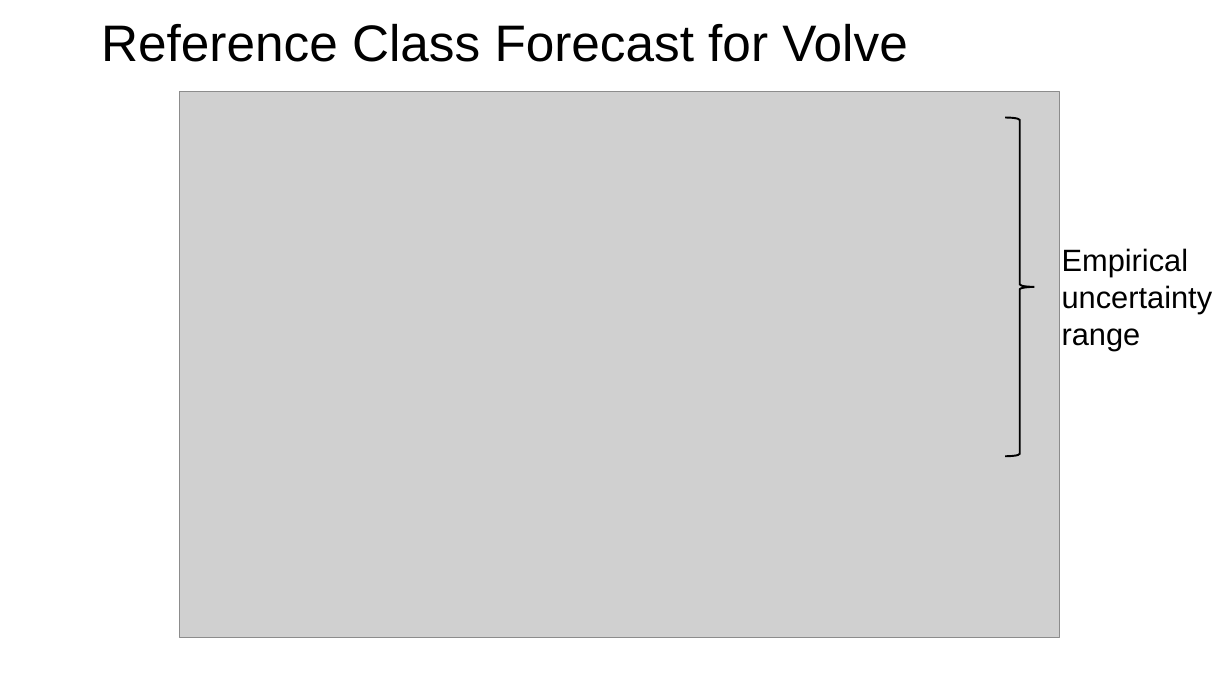
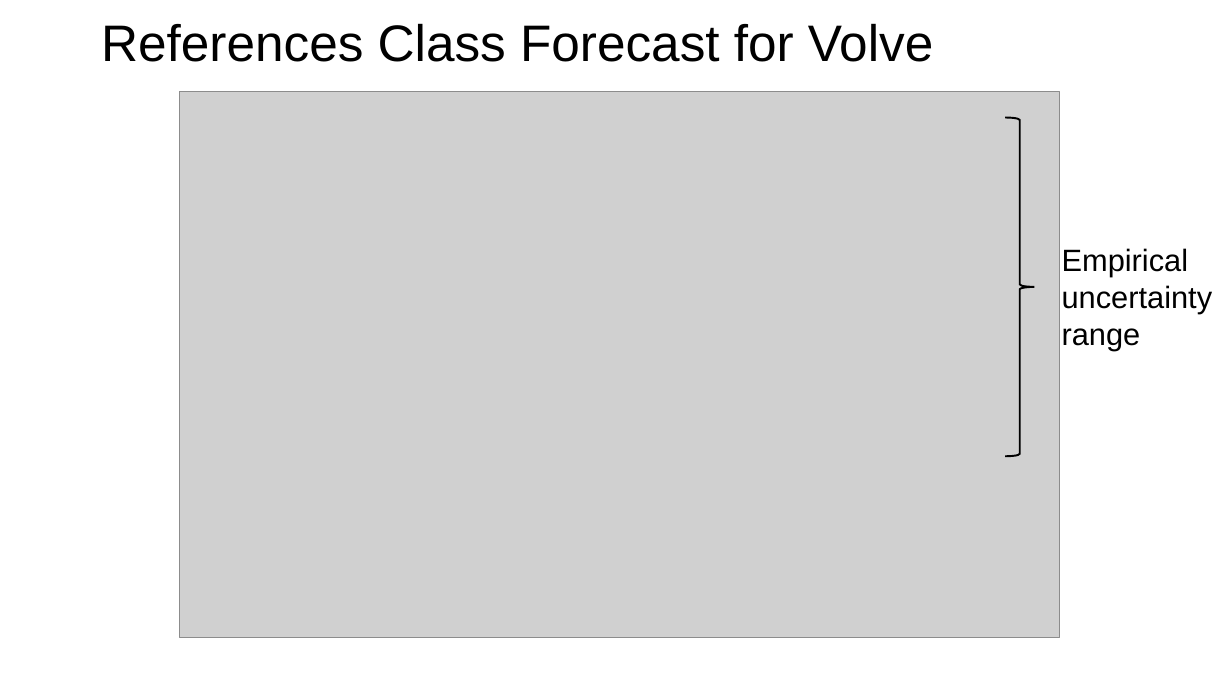
Before and after one commit to equinor/ref-class-concept-select, a slide deck: slide 5 of agents/sys/out/rcf_volve_v2_extended.pptx. Drawn at 1232x693 pixels with LibreOffice and Linux fonts; fonts in the diff are those of the drawing; grey boxes stand for pictures. Boxes give left, top, right and bottom in pixels: in the first picture for what was removed or moved away, otherwise in the second. Text is boxed around its words. In the diff, an @@ line names an element or a change of style, - is before the commit and + after.

Commit message:
update pptx

```diff
--- a/agents/sys/out/rcf_volve_v2_extended.pptx
+++ b/agents/sys/out/rcf_volve_v2_extended.pptx
@@ text at <box>101,23,933,62</box>: text changed @@
-Reference Class Forecast for Volve
+References Class Forecast for Volve
```
Also in this commit, not shown: 2 other slides changed.
